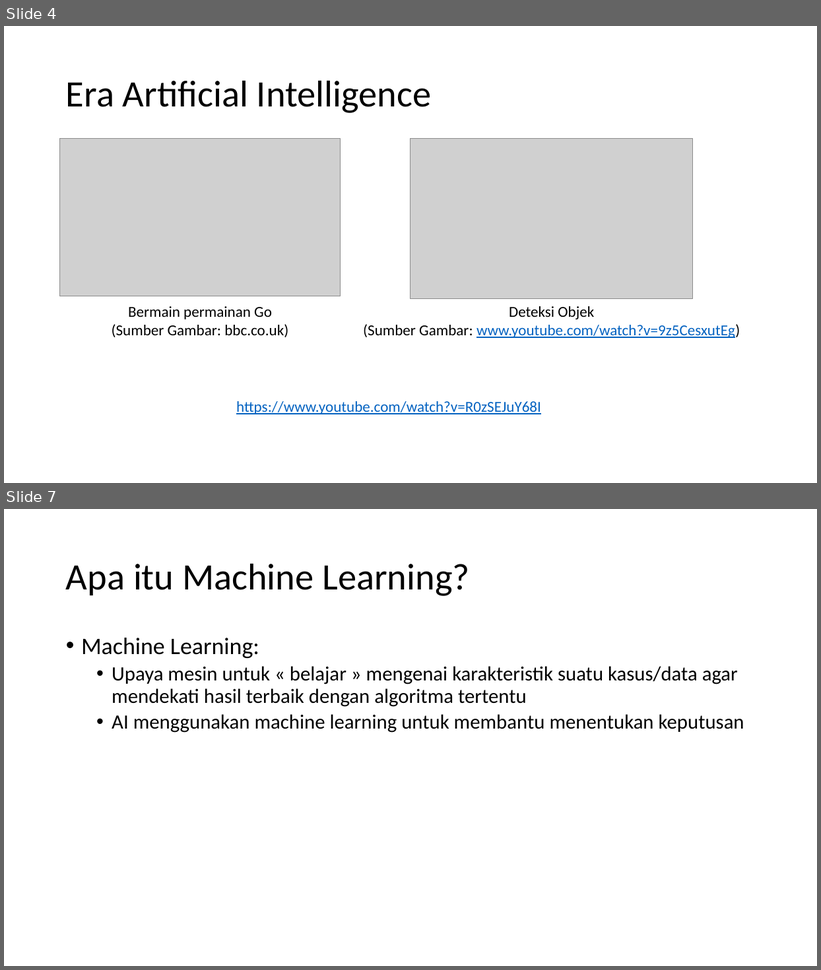
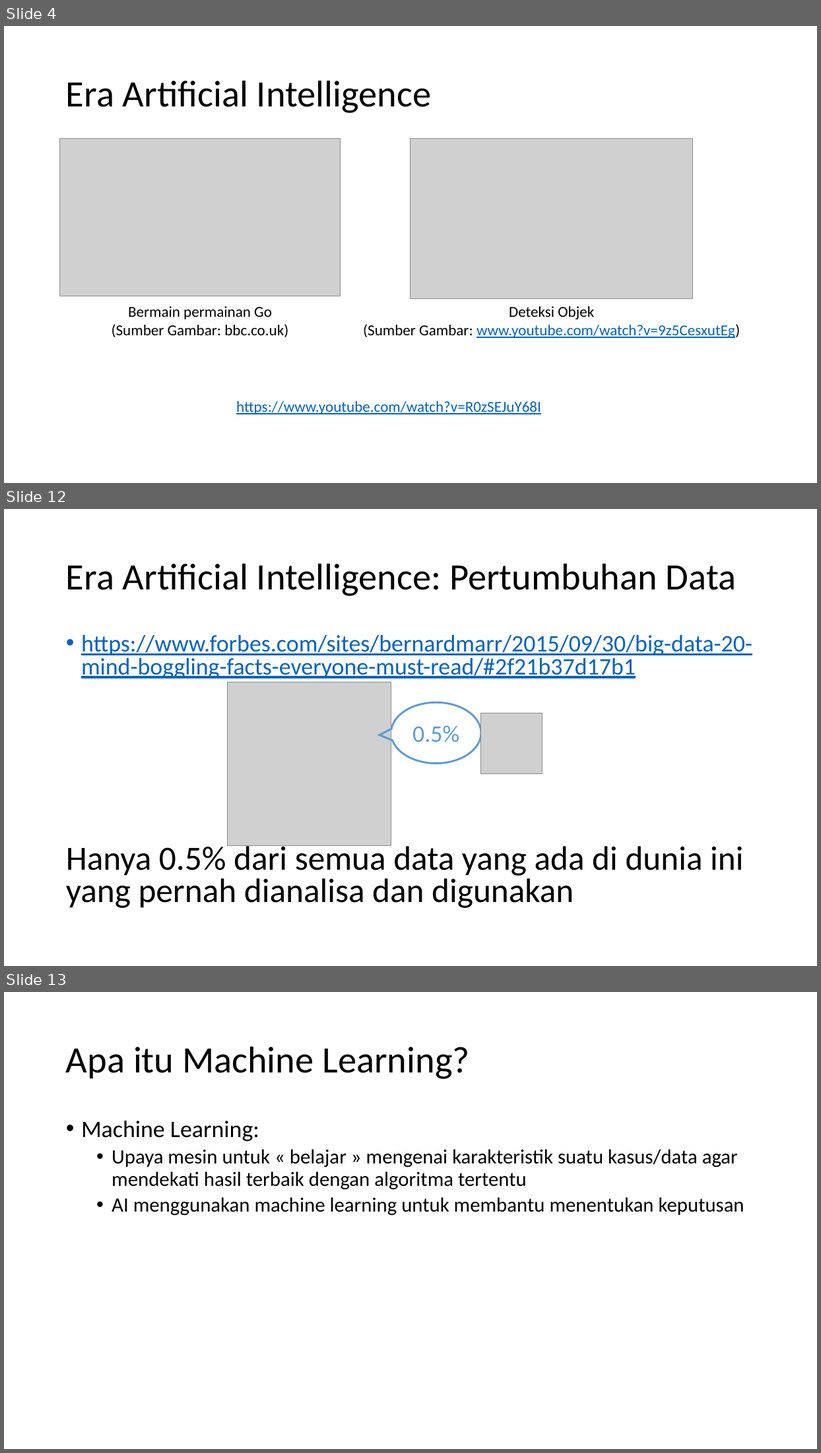
Before and after one commit to MRizkyWi/mlup18, a slide deck: [MLUP18] 01. Pengenalan Machine Learning.pptx. Shown one above the other, each under a label of ours: slides 4 and 7 before the commit, slides 4, 12 and 13 after it; the slides between them are not shown. The pictures are 821x970 and 821x1453 pixels, drawn with LibreOffice and Linux fonts; fonts in the diff are those of the drawing; grey boxes stand for pictures. Boxes give left, top, right and bottom in pixels: in the first picture for what was removed or moved away, otherwise in the second. Text is boxed around its words. In the diff, an @@ line names an element or a change of style, - is before the commit and + after.

```diff
--- a/[MLUP18] 01. Pengenalan Machine Learning.pptx
+++ b/[MLUP18] 01. Pengenalan Machine Learning.pptx
@@ slide 12 added at (4, 509, 817, 966), background #FFFFFF @@
@@ title added at (66, 563, 737, 596), 44 pt, text #000000 @@
+Era Artificial Intelligence: Pertumbuhan Data
@@ text added at (66, 635, 752, 908), 28 pt, text #0563C1, underline @@
+• https://www.forbes.com/sites/bernardmarr/2015/09/30/big-data-20-mind-boggling-facts-everyone-must-read/#2f21b37d17b1
+Hanya 0.5% dari semua data yang ada di dunia ini yang pernah dianalisa dan digunakan
@@ picture added at (227, 682, 391, 846) @@
@@ speech bubble added at (391, 702, 482, 763), outline #5B9BD5 2.25 pt, 28 pt, text #5B9BD5 @@
+0.5%
@@ picture added at (481, 714, 542, 774) @@
@@ what was slide 7 is now slide 13 @@
```
Also in this commit, not shown: 3 slides changed, 5 other slides added, 6 other files.
